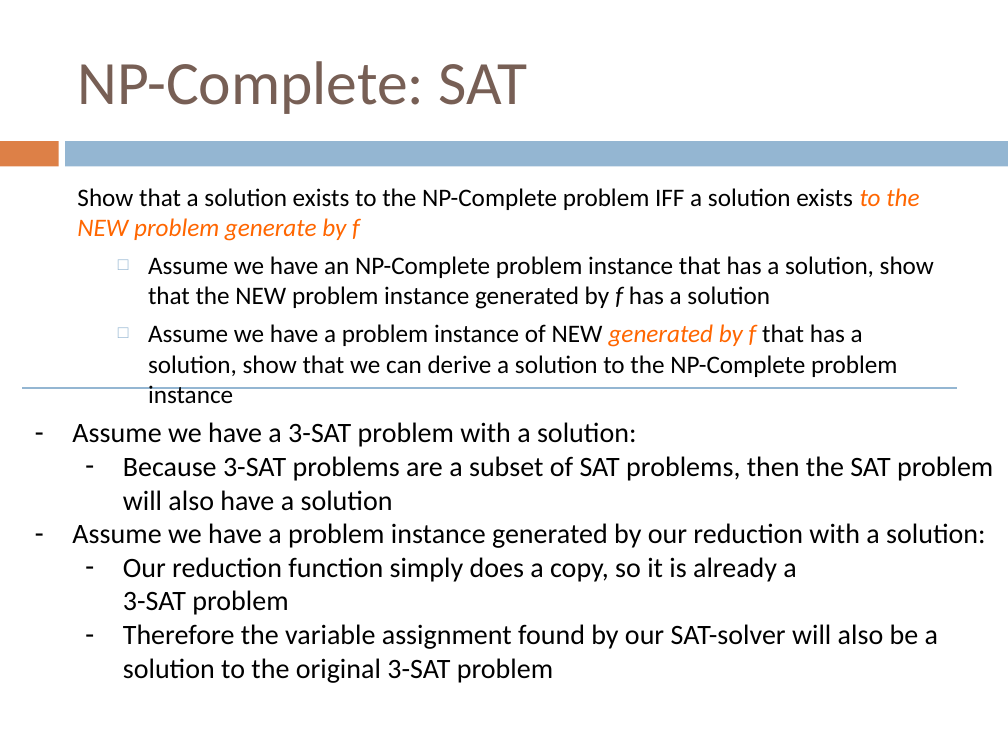
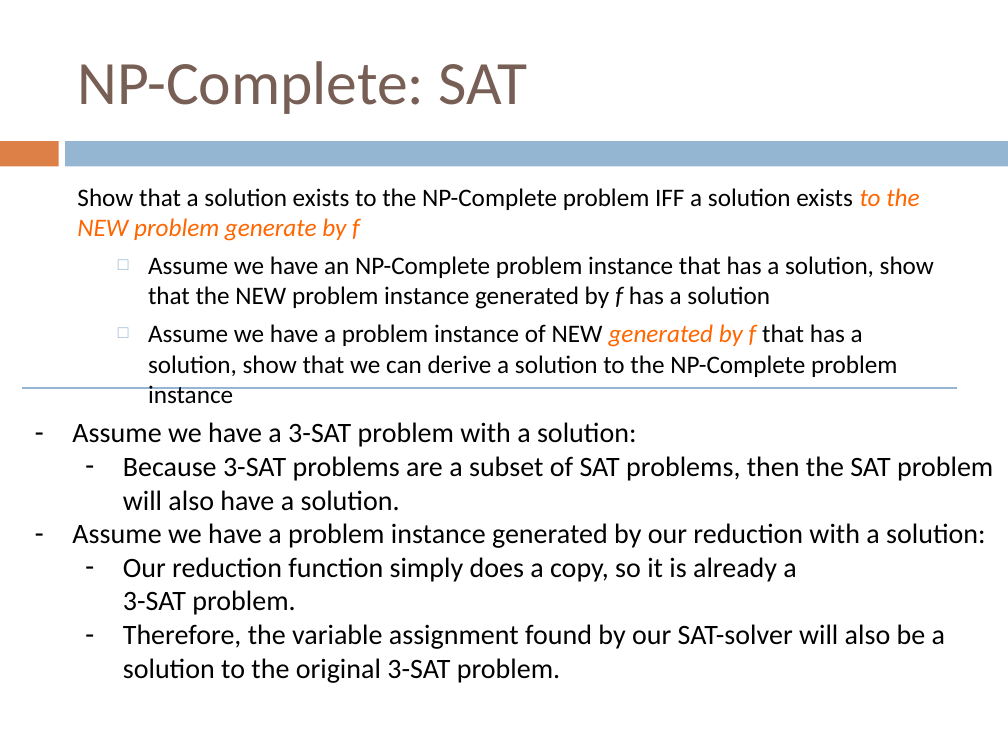
Before and after one commit to Collins-kariuk/Algorithms, a slide deck: slide 16 of Lectures/Lecture 24_NP-Complete Reductions.pptx. Drawn at 1008x756 pixels with LibreOffice and Linux fonts; fonts in the diff are those of the drawing. Boxes give left, top, right and bottom in pixels: in the first picture for what was removed or moved away, otherwise in the second. Text is boxed around its words. In the diff, an @@ line names an element or a change of style, - is before the commit and + after.

Commit message:
Review lecture 24 (NP-complete reductions)

```diff
--- a/Lectures/Lecture 24_NP-Complete Reductions.pptx
+++ b/Lectures/Lecture 24_NP-Complete Reductions.pptx
@@ text at (123,456,993,511): text changed @@
-  – Because 3-SAT problems are a subset of SAT problems, then the SAT problem will also have a solution
+  – Because 3-SAT problems are a subset of SAT problems, then the SAT problem will also have a solution.
@@ text at (123,557,945,683): text changed @@
-  – Our reduction function simply does a copy, so it is already a
-    3-SAT problem
-  – Therefore the variable assignment found by our SAT-solver will also be a solution to the original 3-SAT problem
+  – Our reduction function simply does a copy, so it is already a
+    3-SAT problem.
+  – Therefore, the variable assignment found by our SAT-solver will also be a solution to the original 3-SAT problem.
```
Also in this commit, not shown: 26 other slides changed.
